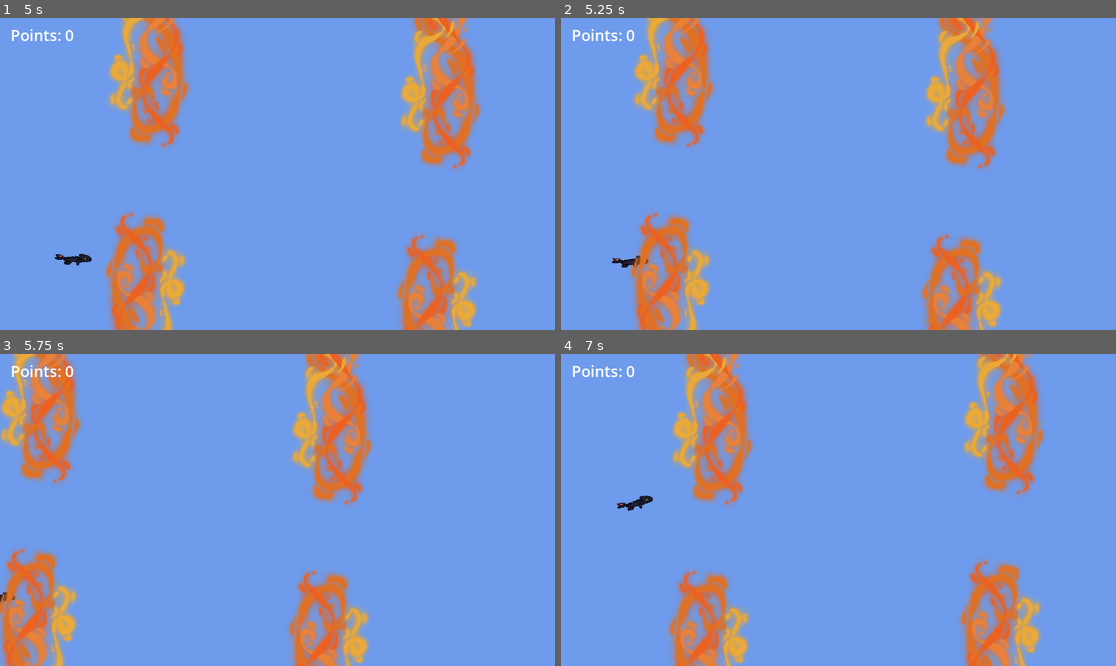
Above: before the commit, frames 1-4 (two rows, left to right).
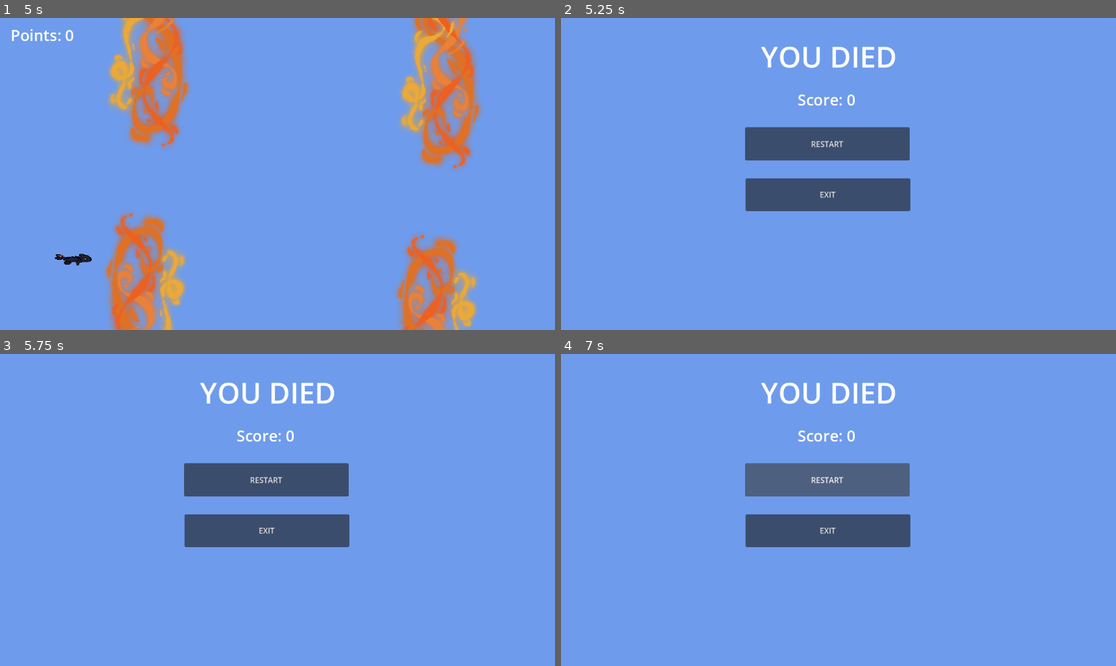
Above: after the commit, the same moments.

Repository: phantomvines/the_20_games_challenge
Game: Godot game, scene res://scenes/main.tscn
Same seed, same stepped clock (60 frames per second), same inputs: the game is played once before the commit and once after it.
Inputs (mouse positions are in pixels of both pictures, inside the frame that each line leads up to):
- Up to frame 1 (5 s): tap Space (space) every 0.75 s from 0.6 to 4.35 s
- Up to frame 2 (5.25 s): tap Space (space) at 5.1 s
- Up to frame 3 (5.75 s): no input
- Up to frame 4 (7 s): click (827, 478) at 5.75 s, where only the run after the commit has a clickable "RESTART"; tap Space (space) at 6.6 s

Frame 1 is identical in both runs. In frame 2, 25% of the frame differs, in the area x 2-81%, y 0-100%; in frame 3, 24%; in frame 4, 25%, in the area x 2-88%, y 0-100%.

Commit message:
deathscreen works

Diff:
--- /dev/null
+++ b/flappy-bird/scenes/death.tscn
@@ -0,0 +1,50 @@
+[gd_scene load_steps=5 format=3 uid="uid://dshlcfp66efab"]
+
+[ext_resource type="Texture2D" uid="uid://h7nphigfwfpe" path="res://assets/background.png" id="1_0hhgj"]
+[ext_resource type="Script" uid="uid://bsmoikjtum6tn" path="res://scripts/death.gd" id="1_w8wr1"]
+
+[sub_resource type="LabelSettings" id="LabelSettings_tjai8"]
+font_size = 60
+
+[sub_resource type="LabelSettings" id="LabelSettings_q1r8t"]
+font_size = 32
+
+[node name="death" type="Node2D"]
+script = ExtResource("1_w8wr1")
+
+[node name="background" type="Sprite2D" parent="."]
+position = Vector2(576, 324)
+texture = ExtResource("1_0hhgj")
+
+[node name="retry" type="Button" parent="."]
+offset_left = 382.0
+offset_top = 227.0
+offset_right = 724.0
+offset_bottom = 296.0
+text = "RESTART"
+
+[node name="exit" type="Button" parent="."]
+offset_left = 383.0
+offset_top = 333.0
+offset_right = 725.0
+offset_bottom = 401.0
+text = "EXIT"
+
+[node name="you_died" type="Label" parent="."]
+offset_left = 415.0
+offset_top = 38.0
+offset_right = 697.0
+offset_bottom = 121.0
+text = "YOU DIED"
+label_settings = SubResource("LabelSettings_tjai8")
+
+[node name="score_label" type="Label" parent="."]
+offset_left = 491.0
+offset_top = 147.0
+offset_right = 612.0
+offset_bottom = 192.0
+text = "Score: 0"
+label_settings = SubResource("LabelSettings_q1r8t")
+
+[connection signal="pressed" from="retry" to="." method="_on_retry_pressed"]
+[connection signal="pressed" from="exit" to="." method="_on_exit_pressed"]
--- a/flappy-bird/scenes/flames.gd
+++ b/flappy-bird/scenes/flames.gd
@@ -16,5 +16,5 @@
 # if collided with pipe, death
 func _on_pipe_collision_body_entered(body: Node2D) -> void:
 	if body.is_in_group("Player"):
-		print("collision") #TODO Call death scene
+		get_tree().change_scene_to_file("res://scenes/death.tscn")
 	pass # Replace with function body.
--- /dev/null
+++ b/flappy-bird/scripts/death.gd
@@ -0,0 +1,13 @@
+extends Node2D
+
+func _ready() -> void:
+	$score_label.text = "Score: " + str(Scenemanager.points)
+
+func _on_retry_pressed() -> void:
+	Scenemanager.points = 0
+	get_tree().change_scene_to_file("res://scenes/main.tscn")
+
+
+func _on_exit_pressed() -> void:
+	# close scene
+	get_tree().quit()
--- a/flappy-bird/scripts/player.gd
+++ b/flappy-bird/scripts/player.gd
@@ -23,9 +23,10 @@
 
 	# maybe temporary before i find a better solution
 	# if player hits ground, teleport up
-	if position.y > 600:
-		position = Vector2(160, 300) # currently just teleport back to start
-		movement_dir_speed = Vector2.ZERO
+	if position.y > 590:
+		#position = Vector2(160, 300) # currently just teleport back to start
+		#movement_dir_speed = Vector2.ZERO
+		get_tree().change_scene_to_file("res://scenes/death.tscn")
 
 	# player cant go above the screen, gets clamped below
 	if position.y < 30:
@@ -36,7 +37,7 @@
 	 # Adjust rotation based on vertical velocity
 	var target_rotation = lerp(max_up, max_down, clamp(velocity.y / 500.0, 0.0, 1.0))
 	rotation = lerp_angle(rotation, target_rotation, rotation_speed * delta)
-	print(rotation)
+	#print(rotation)
 
 func flap() -> void:
 	# change direction to up and add velocity
Not shown, added: flappy-bird/scripts/death.gd.uid
